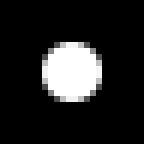
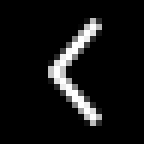
Layers edited between the first and the second 144×144 image:
renamed "Layer 1" to "dot", hid it over 42, 18, 102, 126
added layer "arrow left" above "arrow down" over 42, 18, 102, 126
